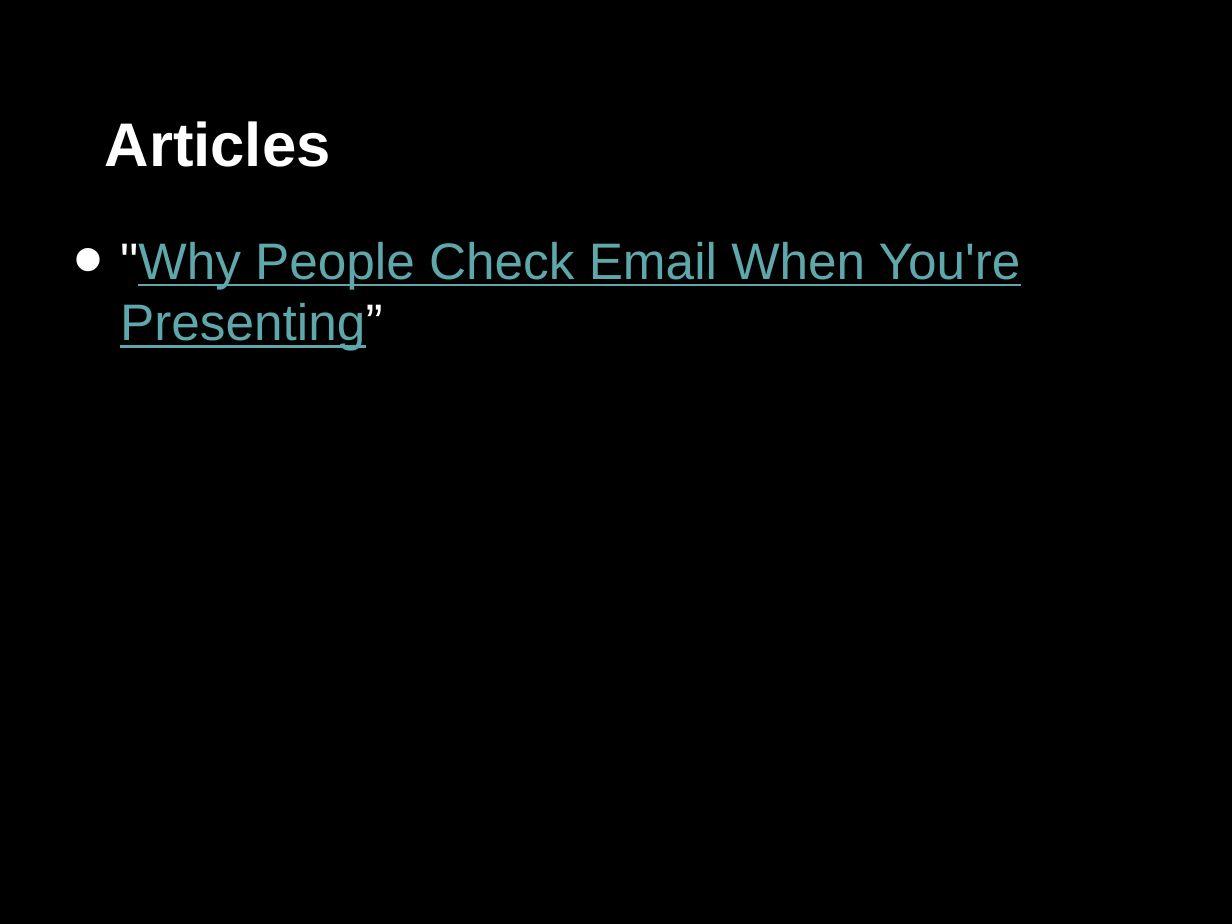
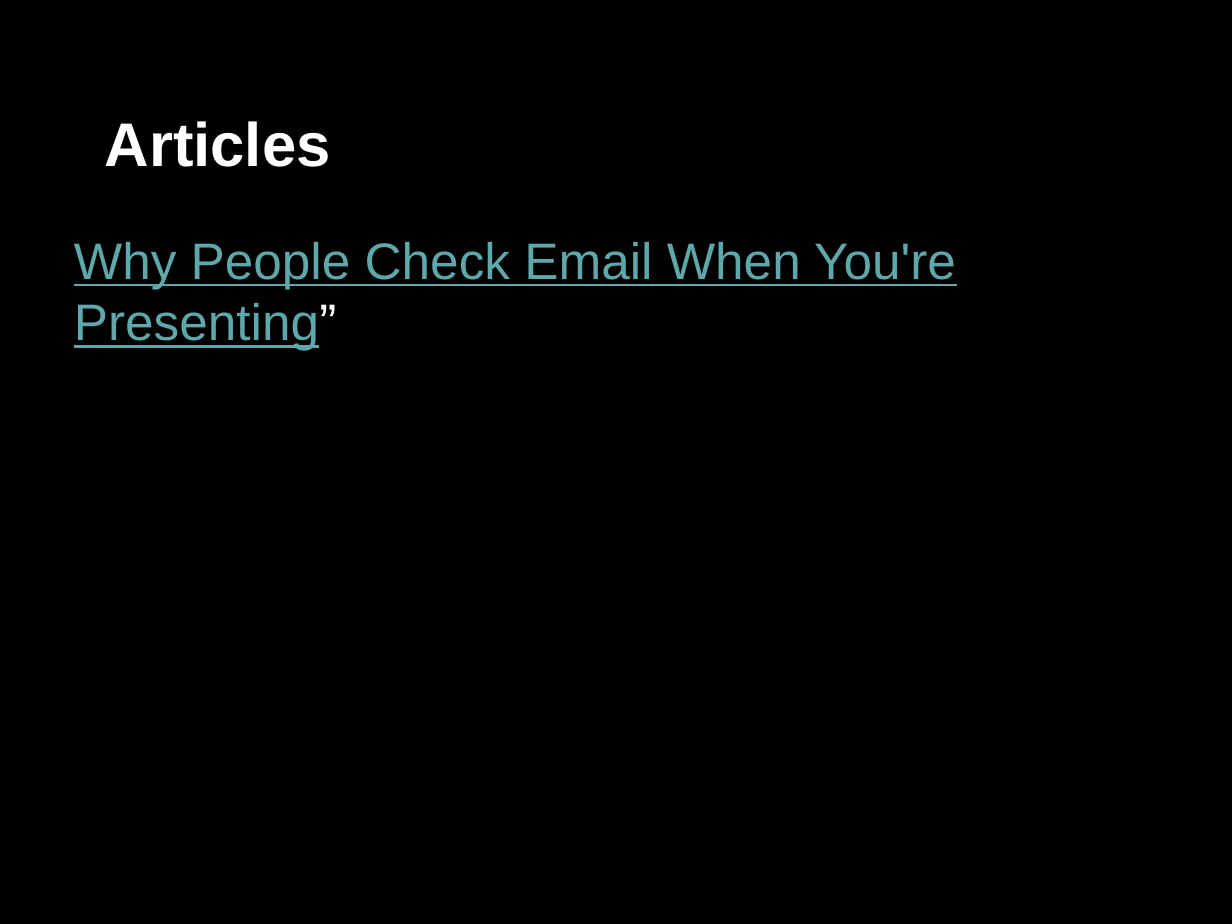
Before and after one commit to nitheeshp/AWSTrainers, a slide deck: slide 27 of Instructor Tips.pptx (slide 26 before the commit). Drawn at 1232x924 pixels with LibreOffice and Linux fonts; fonts in the diff are those of the drawing. Boxes give left, top, right and bottom in pixels: in the first picture for what was removed or moved away, otherwise in the second. Text is boxed around its words. In the diff, an @@ line names an element or a change of style, - is before the commit and + after.

```diff
--- a/Instructor Tips.pptx
+++ b/Instructor Tips.pptx
@@ text at (x1=74, y1=242, x2=956, y2=350): text changed @@
-• "Why People Check Email When You're Presenting”
+Why People Check Email When You're Presenting”
```
Also in this commit, not shown: 1 other slide changed, 1 slide added.
